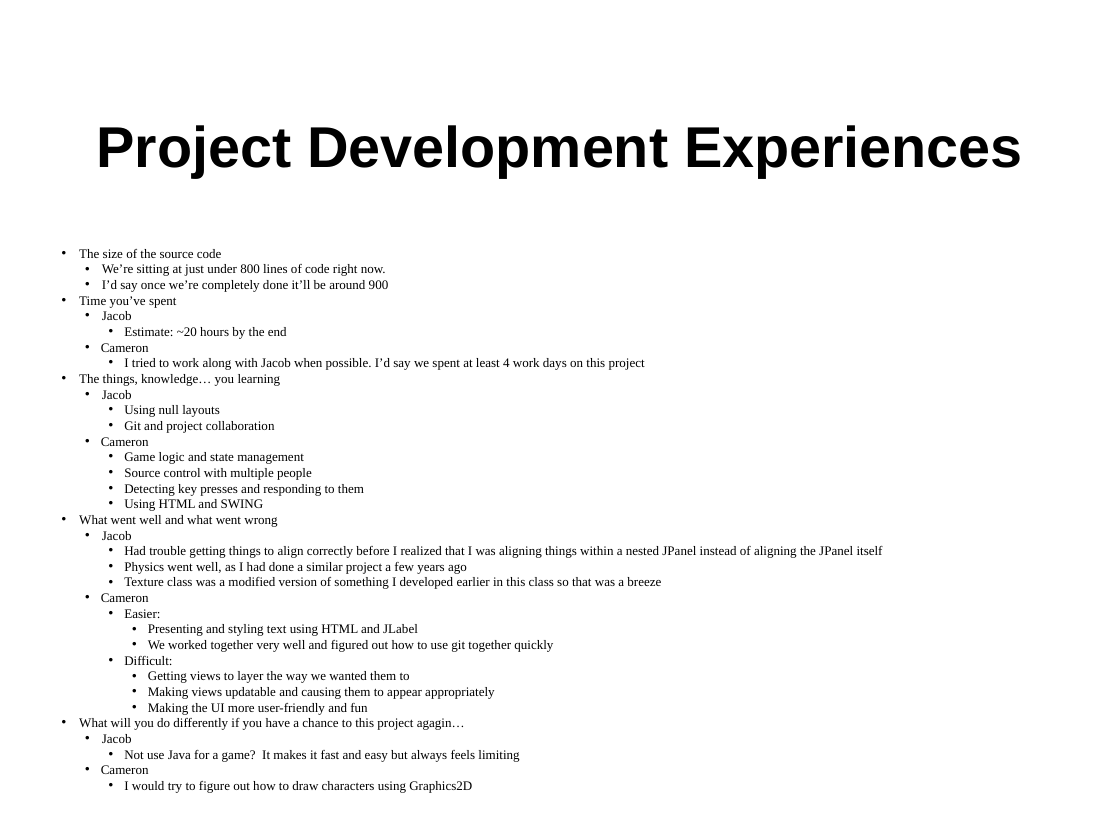
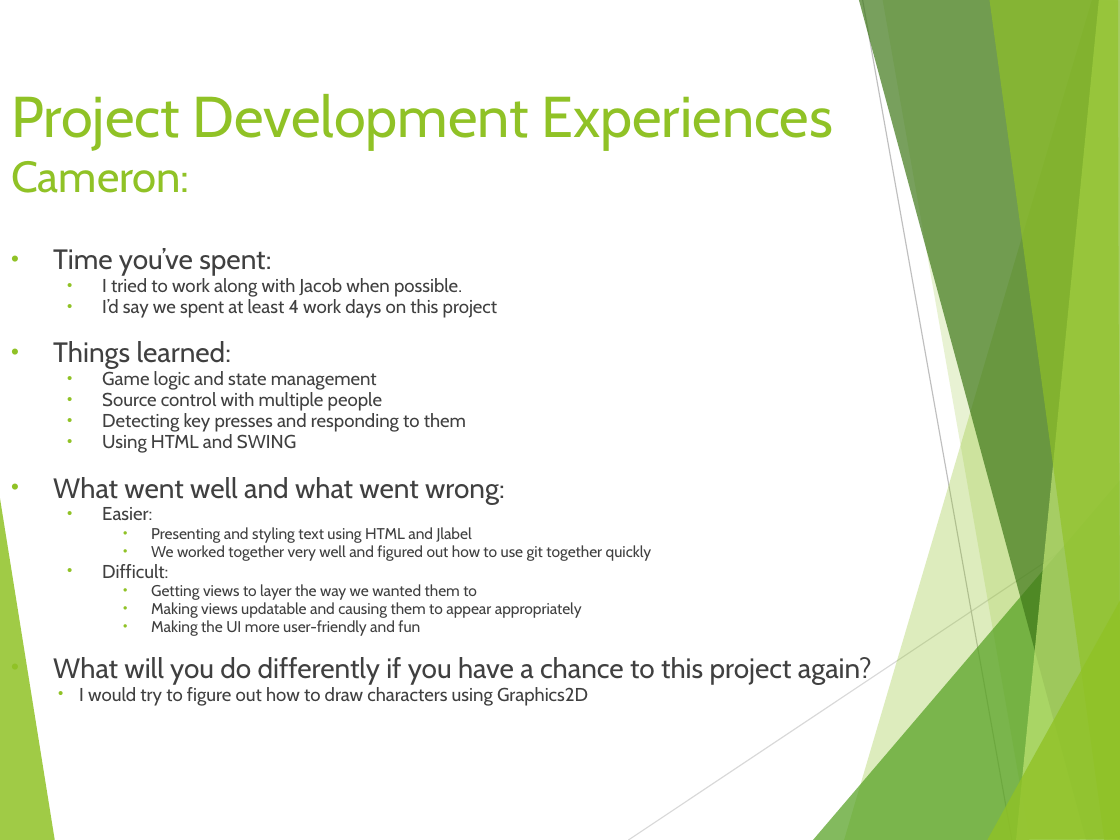
Before and after one commit to Horizonistic/CSCI230-Final-Project, a slide deck: slide 9 of FinalProjectPresentation—Larson+Grigoriadis.pptx (slide 7 before the commit). Drawn at 1120x840 pixels with LibreOffice and Linux fonts; fonts in the diff are those of the drawing. Boxes give left, top, right and bottom in pixels: in the first picture for what was removed or moved away, otherwise in the second. Text is boxed around its words. In the diff, an @@ line names an element or a change of style, - is before the commit and + after.

Commit message:
Final PPT

```diff
--- a/FinalProjectPresentation—Larson+Grigoriadis.pptx
+++ b/FinalProjectPresentation—Larson+Grigoriadis.pptx
@@ title "Project Development Experiences Cameron:" at (11, 94, 833, 193): vertical alignment middle to top @@
@@ title at (11, 94, 833, 193): text changed; font Arial to Cabin; text colour #000000 to #90C226; bold off @@
-Project Development Experiences
+Project Development Experiences
+Cameron:
@@ text "Time you’ve spent:": place and size @@
-text "Time you’ve spent:" at (79, 249, 883, 793)
+text "Time you’ve spent:" at (53, 248, 872, 706)
@@ text at (53, 248, 498, 318): text changed; size 8.4 to 12 pt; font Times New Roman to Cabin; text colour #000000 to #404040 @@
-• The size of the source code
-  • We’re sitting at just under 800 lines of code right now.
-  • I’d say once we’re completely done it’ll be around 900
-• Time you’ve spent
-  • Jacob
-    • Estimate: ~20 hours by the end
-  • Cameron
-    • I tried to work along with Jacob when possible. I’d say we spent at least 4 work days on this project
-• The things, knowledge… you learning
-  • Jacob
-    • Using null layouts
-    • Git and project collaboration
-  • Cameron
+• Time you’ve spent:
+  • I tried to work along with Jacob when possible.
+  • I’d say we spent at least 4 work days on this project
+• Things learned:
@@ text at (79, 371, 651, 706): size 8.4 to 12 pt in "Game logic and state management", "Source control with multiple people", "Detecting key presses and responding to them", "Using HTML and SWING" and 3 more places; font Times New Roman to Cabin, text colour #000000 to #404040 in "Game logic and state management", "Source control with multiple people", "Detecting key presses and responding to them", "Using HTML and SWING" and 7 more places; size 8.4 to 10 pt in "We worked together very well and figured ...", "Getting views to layer the way we ...", "Making views updatable and causing them to ...", "Making the UI more user-friendly and fun"; list level 3 to 2 in "Game logic and state management"; list level 3 to 2 in "Source control with multiple people"; list level 3 to 2 in "Detecting key presses and responding ..."; list level 3 to 2 in "Using HTML and SWING"; list level 3 to 2 in "Easier:"; list level 4 to 3 in "We worked together very well ..."; list level 3 to 2 in "Difficult:"; list level 4 to 3 in "Getting views to layer the ..."; list level 4 to 3 in "Making views updatable and causing ..."; list level 4 to 3 in "Making the UI more user-friendly ..."; indent changed @@
@@ text at (53, 477, 505, 504): text changed; size 8.4 to 18 pt; font Times New Roman to Cabin; text colour #000000 to #404040 @@
-• What went well and what went wrong
-  • Jacob
-    • Had trouble getting things to align correctly before I realized that I was aligning things within a nested JPanel instead of aligning the JPanel itself
-    • Physics went well, as I had done a similar project a few years ago
-    • Texture class was a modified version of something I developed earlier in this class so that was a breeze
-  • Cameron
+• What went well and what went wrong:
@@ text at (151, 527, 472, 543): text changed; size 8.4 to 10 pt; font Times New Roman to Cabin; text colour #000000 to #404040 @@
-      • Presenting and styling text using HTML and JLabel
+    • Presenting and styling text using HTML and Jlabel
@@ group added at (0, 0, 1120, 840): 8 freeform shapes, 2 lines @@
@@ text at (53, 657, 872, 685): text changed; size 8.4 to 18 pt; font Times New Roman to Cabin; text colour #000000 to #404040 @@
-• What will you do differently if you have a chance to this project agagin…
-  • Jacob
-    • Not use Java for a game? It makes it fast and easy but always feels limiting
-  • Cameron
+• What will you do differently if you have a chance to this project again?
```
Also in this commit, not shown: 9 other slides changed, 2 slides added.
